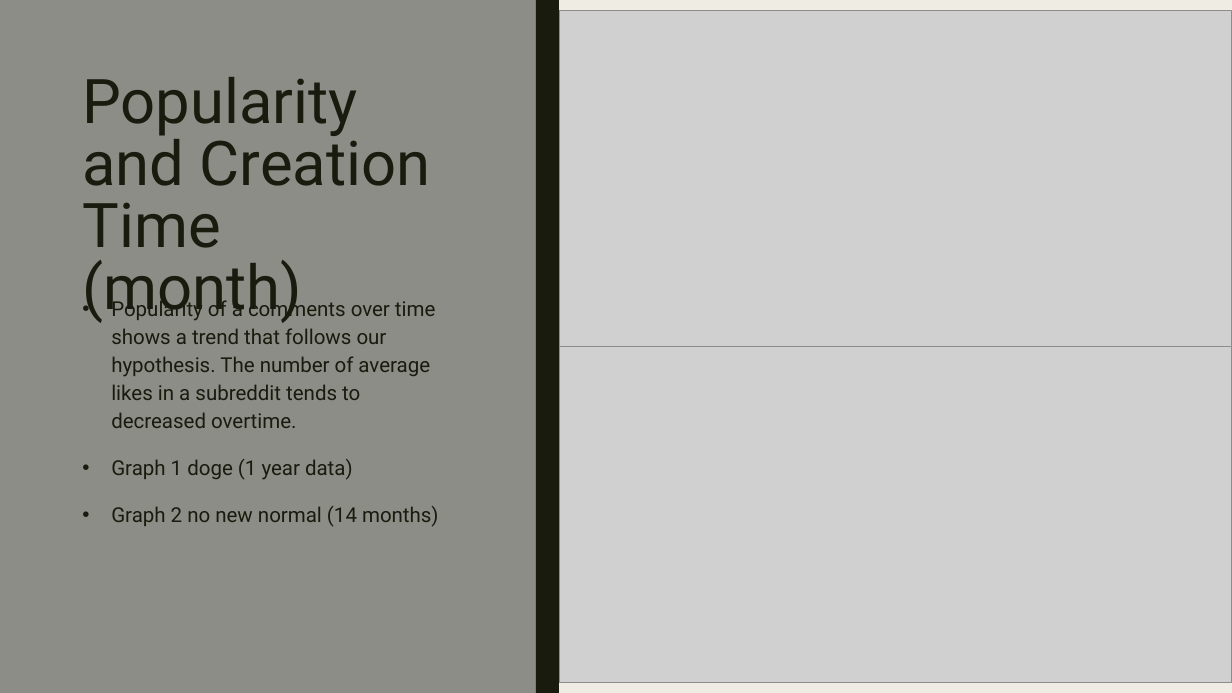
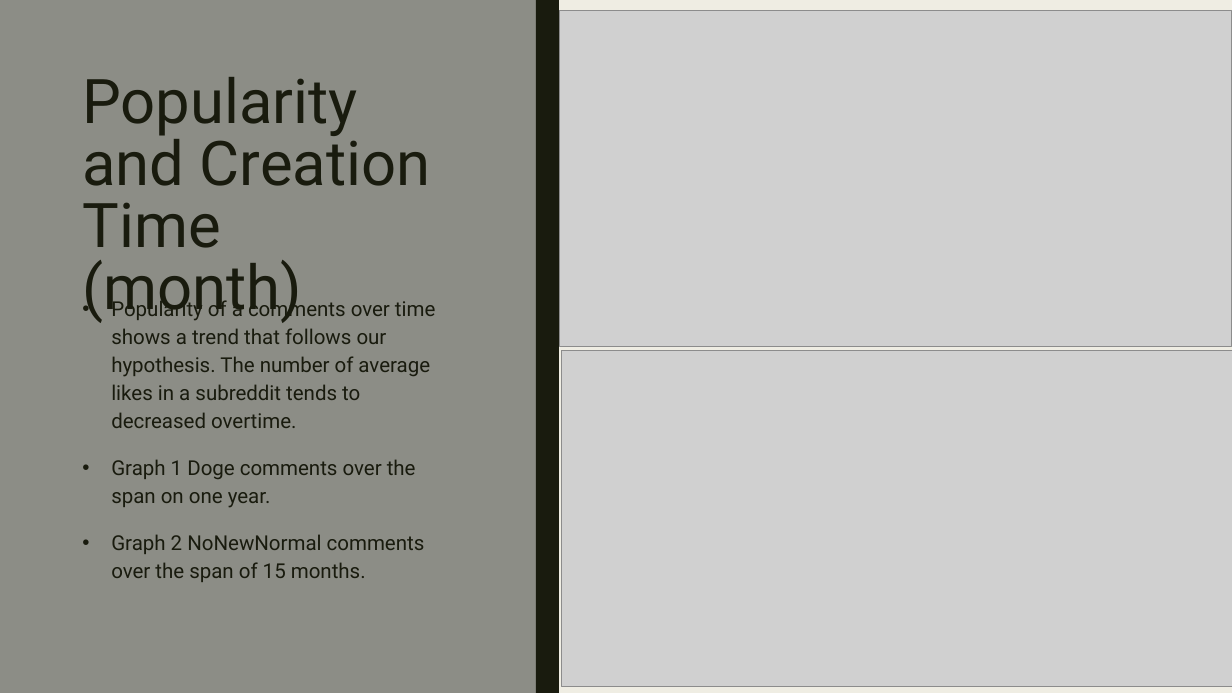
Before and after one commit to EvaTarr/CMPT412Project, a slide deck: slide 7 of presentation.pptx. Drawn at 1232x693 pixels with LibreOffice and Linux fonts; fonts in the diff are those of the drawing; grey boxes stand for pictures. Boxes give left, top, right and bottom in pixels: in the first picture for what was removed or moved away, otherwise in the second. Text is boxed around its words. In the diff, an @@ line names an element or a change of style, - is before the commit and + after.

```diff
--- a/presentation.pptx
+++ b/presentation.pptx
@@ picture: place and size @@
-picture at (560, 347, 1232, 683)
+picture at (562, 351, 1232, 688)
@@ text at (111, 459, 425, 582): text changed @@
-• Graph 1 doge (1 year data)
-• Graph 2 no new normal (14 months)
+• Graph 1 Doge comments over the span on one year.
+• Graph 2 NoNewNormal comments over the span of 15 months.
```
Also in this commit, not shown: 4 other slides changed, 1 other file.
